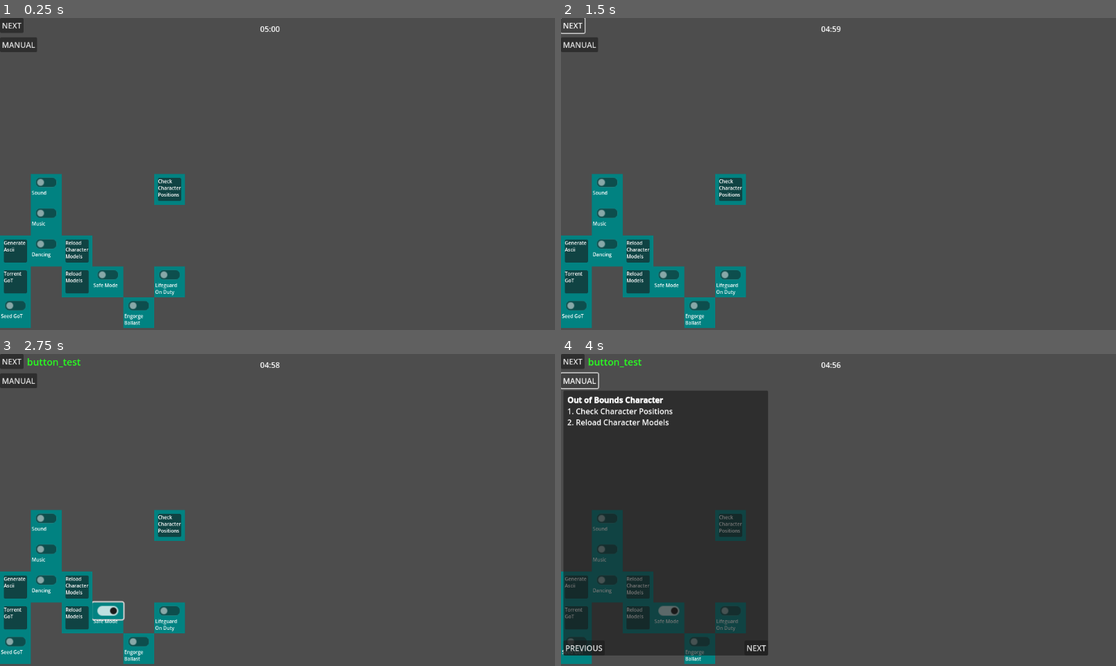
Above: before the commit, frames 1-4 (two rows, left to right).
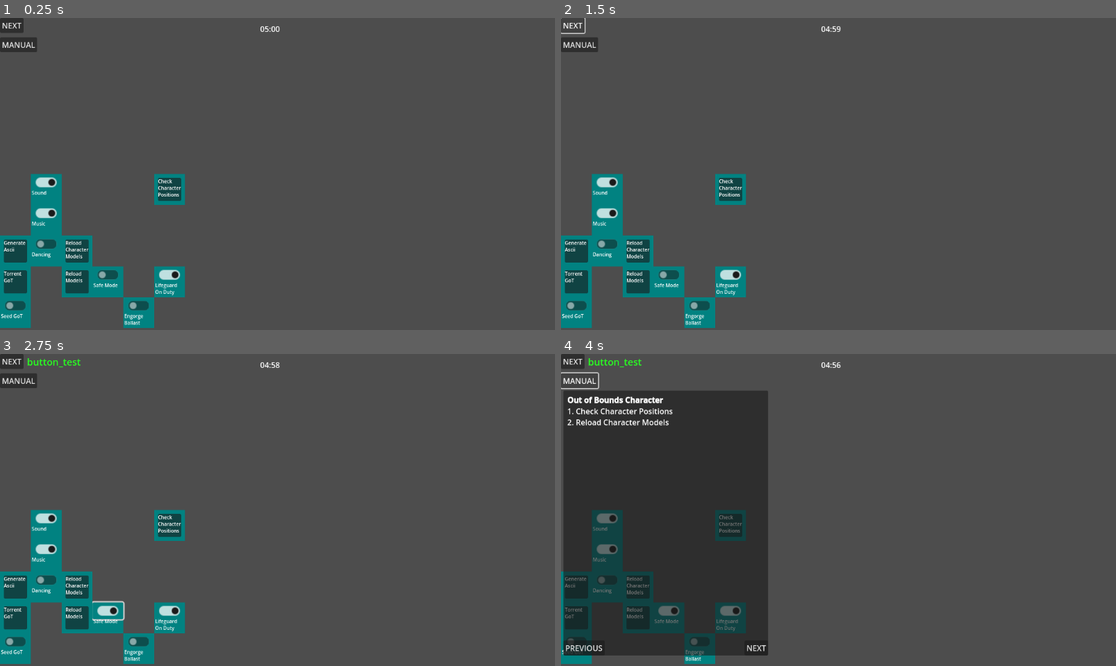
Above: after the commit, the same moments.

Repository: Carth501/team-ferret
Game: Godot game, scene res://scenes/cubicle.tscn
Same seed, same stepped clock (60 frames per second), same inputs: the game is played once before the commit and once after it.
Inputs (mouse positions are in pixels of both pictures, inside the frame that each line leads up to):
- Up to frame 1 (0.25 s): no input
- Up to frame 2 (1.5 s): click "NEXT" at 0.5 s; click "NEXT" at 1.25 s
- Up to frame 3 (2.75 s): click (105, 609) at 2.02 s
- Up to frame 4 (4 s): click (733, 525) at 2.77 s; click "MANUAL" at 3.5 s

The runs differ from the first frame. In frame 1, 0.3% of the frame differs, in the area x 6-33%, y 51-84%; in frame 2, 0.3%; in frame 3, 0.3%; in frame 4, 0.2%.

Commit message:
add level defaults for module controls

Diff:
--- a/data/level_list.json
+++ b/data/level_list.json
@@ -25,6 +25,13 @@
 				"id": "button_test",
 				"time": 2.3,
 			},
-		]
+		],
+		"init_values": {
+			"lifeguard": true,
+			"music": true,
+			"sound": true,
+			"dancing": false,
+			"seed_got": false
+		}
 	},
 ]
--- a/scripts/cubicle.gd
+++ b/scripts/cubicle.gd
@@ -29,6 +29,7 @@
 	create_module_objects()
 	create_error_timers()
 	setup_manual()
+	set_initial_module_settings()
 
 func get_level(level_list: Array):
 	for level in level_list:
@@ -114,3 +115,11 @@
 
 func setup_manual():
 	manual_instance.build_error_list(data.error_data, data.control_data)
+
+func set_initial_module_settings():
+	if(current_level.has("init_values")):
+		for key in current_level.init_values:
+			if(!module_obj_dic.has(key)):
+				push_error(str("current_level.init_values has key ", key,
+				" not found in module_obj_dic"))
+			module_obj_dic[key].set_value(current_level.init_values[key])
--- a/scripts/modules/abstract_module.gd
+++ b/scripts/modules/abstract_module.gd
@@ -9,3 +9,6 @@
 
 func get_current_values():
 	return {}
+
+func set_value(setting):
+	pass
--- a/scripts/modules/switch_module.gd
+++ b/scripts/modules/switch_module.gd
@@ -13,3 +13,6 @@
 
 func get_current_values():
 	return {"value"= button_obj.button_pressed}
+
+func set_value(setting: bool):
+	button_obj.button_pressed = setting
